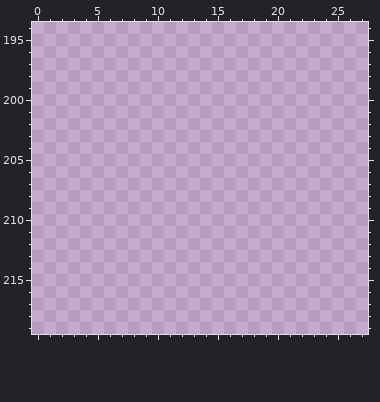
Two versions of one pixel-art file, BurningKnight/Content/Animations/props.ase. The picture above was drawn from the file before the commit.
293x376 pixels, 1 frame. Shown: x 0..27, y 194..219.
After the commit:
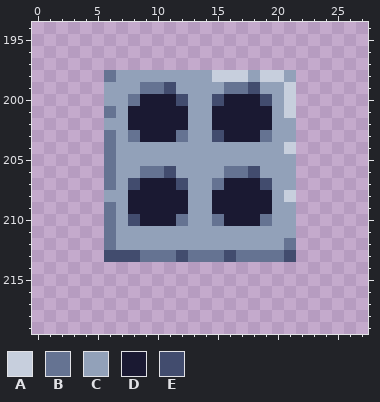
Palette (. is transparent): A #c7cfdd  B #657392  C #92a1b9  D #1a1932  E #424c6e
Change:
@@ x 0..27 @@
 197 ............................
-198 ............................
-199 ............................
-200 ............................
-201 ............................
-202 ............................
-203 ............................
-204 ............................
-205 ............................
-206 ............................
-207 ............................
-208 ............................
-209 ............................
-210 ............................
-211 ............................
-212 ............................
-213 ............................
+198 ......BCCCCCCCCAAACAAC......
+199 ......CCCBBECCCCBBECCA......
+200 ......CCBDDDECCEDDDECA......
+201 ......BCDDDDDCCDDDDDCA......
+202 ......CCDDDDDCCDDDDDCC......
+203 ......BCBDDDBCCEDDDBCC......
+204 ......BCCCCCCCCCCCCCCA......
+205 ......BCCCCCCCCCCCCCCC......
+206 ......BCCBBECCCCBBECCC......
+207 ......BCEDDDECCBDDDECC......
+208 ......CCDDDDDCCDDDDDCA......
+209 ......BCDDDDDCCDDDDDCC......
+210 ......BCEDDDBCCBDDDBCC......
+211 ......BCCCCCCCCCCCCCCC......
+212 ......BCCCCCCCCCCCCCCB......
+213 ......EEEBBBEBBBEBBBBE......
 214 ............................
Where, in picture pixels (left, top, right, bottom), the same in both pictures:
added: (104, 70, 296, 262)
